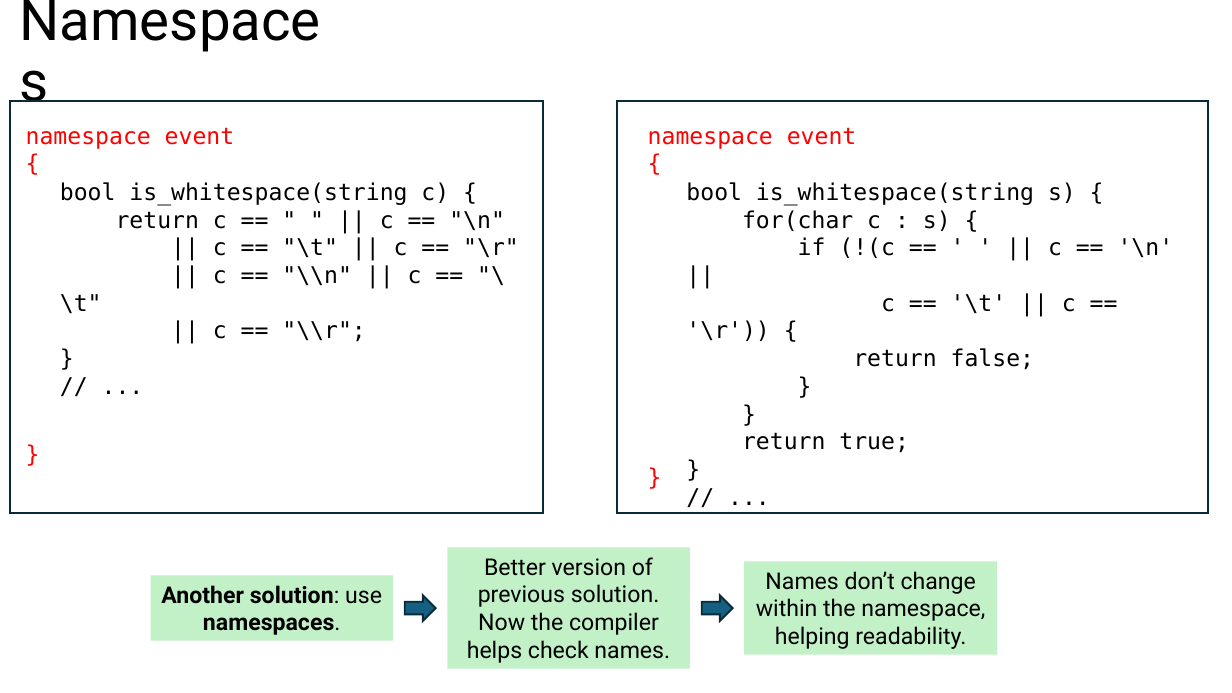
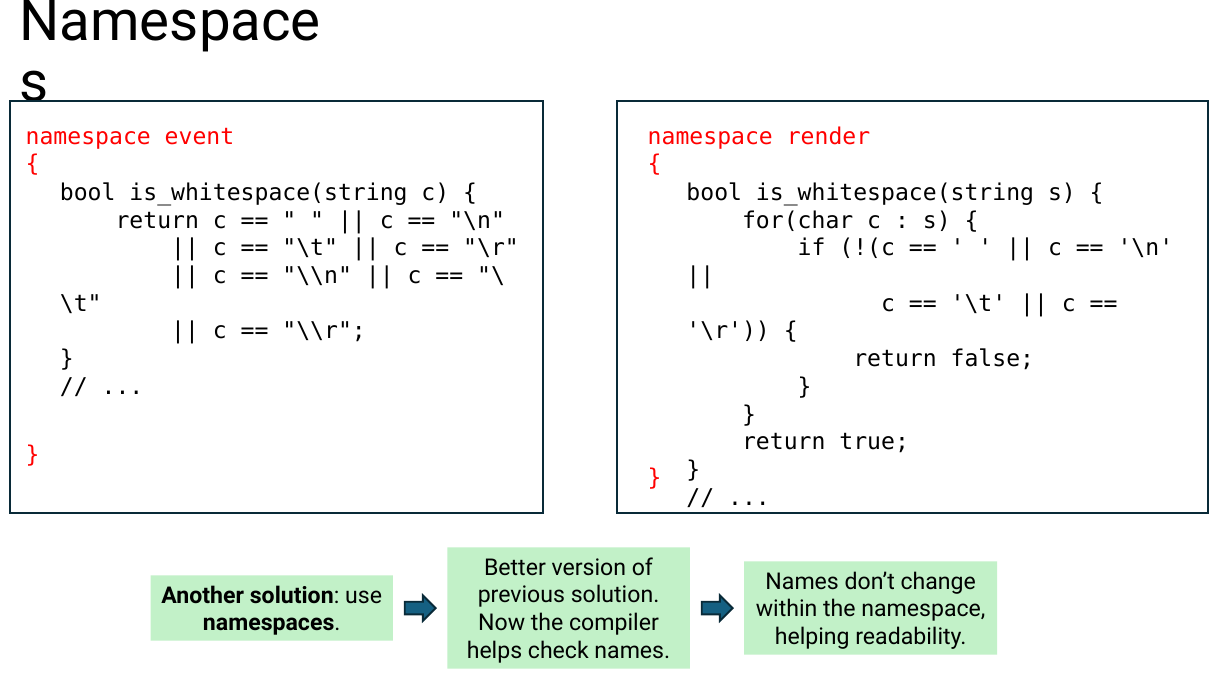
Before and after one commit to tjd1234/cmpt125spring2026, a slide deck: slide 41 of notes/week8/week8.pptx (slide 38 before the commit). Drawn at 1232x693 pixels with LibreOffice and Linux fonts; fonts in the diff are those of the drawing. Boxes give left, top, right and bottom in pixels: in the first picture for what was removed or moved away, otherwise in the second. Text is boxed around its words. In the diff, an @@ line names an element or a change of style, - is before the commit and + after.

```diff
--- a/notes/week8/week8.pptx
+++ b/notes/week8/week8.pptx
@@ text at <box>648,126,870,149</box>: text changed @@
-namespace event {
+namespace render {
```
Also in this commit, not shown: 21 other slides changed, 20 slides added, 6 other files.
